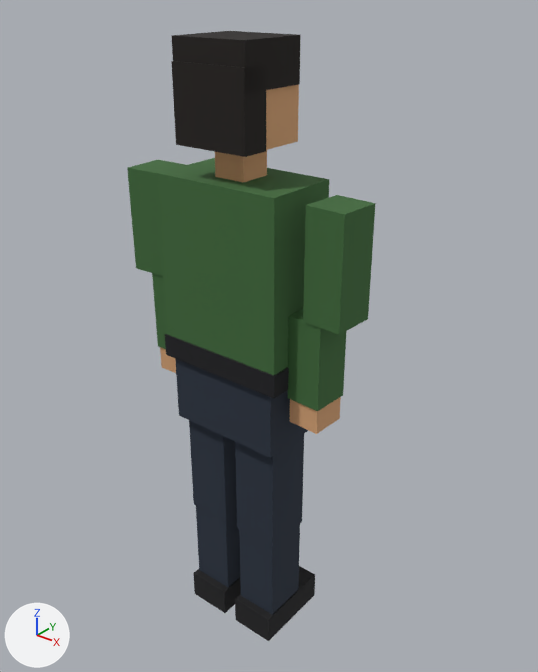
The glTF model city-clone/viewer/character.glb, before and after one commit.
Camera for both pictures: a 50 mm lens placed at (1.331, -1.544, 2.059), pointed at (0.059, 0.047, 1.073). Lighting does not change. The marker at lower left points along +X, +Y and +Z. The picture after the commit comes second.

Objects in the first picture: 'ped.armL', 'ped.armR', 'ped.foreL', 'ped.foreR', 'ped.head', 'ped.legL', 'ped.legR', 'ped.pelvis', 'ped.shinL', 'ped.shinR', 'ped.torso'.
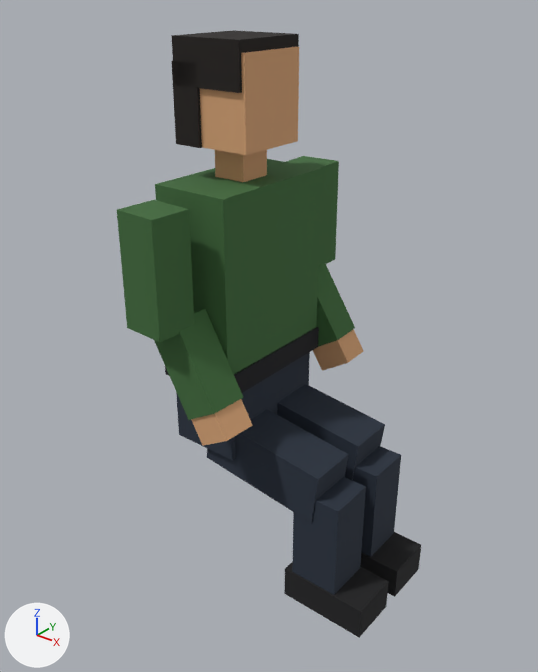
Pixel boxes (x1, y1, x2, y2) of what changed, in the pictures (538 x 672 px):
'ped.torso', turned: before (156, 158, 329, 398); after (155, 159, 321, 393)
'ped.armR', turned: before (303, 195, 376, 335); after (117, 200, 194, 342)
'ped.head', turned: before (171, 31, 300, 182); after (171, 30, 299, 182)
'ped.shinR', turned: before (235, 524, 315, 641); after (284, 477, 389, 638)
'ped.foreR', turned: before (287, 309, 346, 434); after (154, 309, 253, 446)
'ped.legR', turned: before (235, 434, 304, 548); after (207, 409, 349, 523)
'ped.shinL', turned: before (193, 506, 241, 613); after (352, 446, 421, 597)
'ped.pelvis', turned: before (175, 358, 308, 458); after (176, 352, 310, 460)
'ped.legL', turned: before (189, 420, 237, 522); after (277, 384, 385, 480)
'ped.armL', turned: before (127, 160, 185, 276); after (286, 156, 339, 266)
'ped.foreL', turned: before (152, 273, 176, 373); after (313, 262, 363, 371)

The change, as a list of edits to the scene's bpy script:
```text
Change ob_ped_pelvis:
    ob_ped_pelvis.rotation_euler: (0.0, 0.0, 0.0) -> (0.0, 0.0, -1.571)  # degrees (0, 0, 0) -> degrees (0, 0, -90)
Change ob_ped_legl:
    ob_ped_legl.rotation_euler: (0.0, 0.0, 0.0) -> (1.45, 0.0, 0.0)  # degrees (0, 0, 0) -> degrees (83, 0, 0)
Change ob_ped_shinl:
    ob_ped_shinl.rotation_euler: (0.0, 0.0, 0.0) -> (-1.45, 0.0, 0.0)  # degrees (0, 0, 0) -> degrees (-83, 0, 0)
Change ob_ped_legr:
    ob_ped_legr.rotation_euler: (0.0, 0.0, 0.0) -> (1.45, 0.0, 0.0)  # degrees (0, 0, 0) -> degrees (83, 0, 0)
Change ob_ped_shinr:
    ob_ped_shinr.rotation_euler: (0.0, 0.0, 0.0) -> (-1.45, 0.0, 0.0)  # degrees (0, 0, 0) -> degrees (-83, 0, 0)
Change ob_ped_forel:
    ob_ped_forel.rotation_euler: (0.0, 0.0, 0.0) -> (0.55, 0.0, 0.0)  # degrees (0, 0, 0) -> degrees (32, 0, 0)
Change ob_ped_forer:
    ob_ped_forer.rotation_euler: (0.0, 0.0, 0.0) -> (0.55, 0.0, 0.0)  # degrees (0, 0, 0) -> degrees (32, 0, 0)
```
